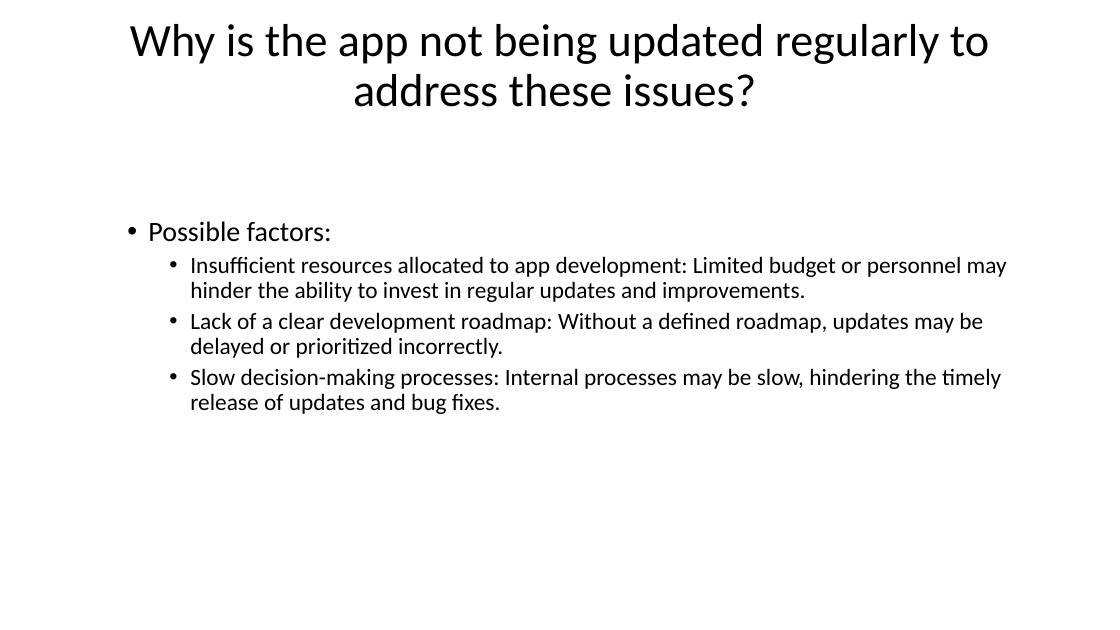
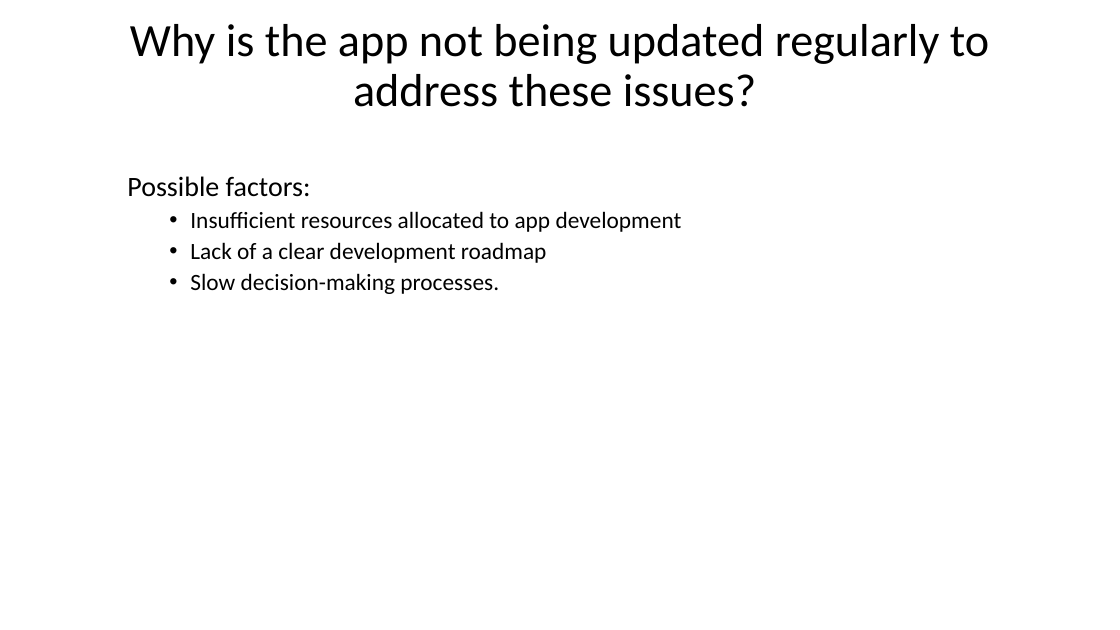
Before and after one commit to Fora1030/data-structures, a slide deck: slide 19 of other/Root Cause Analysis Templates (1).pptx (slide 15 before the commit). Drawn at 1120x630 pixels with LibreOffice and Linux fonts; fonts in the diff are those of the drawing. Boxes give left, top, right and bottom in pixels: in the first picture for what was removed or moved away, otherwise in the second. Text is boxed around its words. In the diff, an @@ line names an element or a change of style, - is before the commit and + after.

```diff
--- a/other/Root Cause Analysis Templates (1).pptx
+++ b/other/Root Cause Analysis Templates (1).pptx
@@ text at (127,176,311,197): bullet • to none @@
@@ text at (190,211,682,294): text changed @@
-    • Insufficient resources allocated to app development: Limited budget or personnel may hinder the ability to invest in regular updates and improvements.
-    • Lack of a clear development roadmap: Without a defined roadmap, updates may be delayed or prioritized incorrectly.
-    • Slow decision-making processes: Internal processes may be slow, hindering the timely release of updates and bug fixes.
+    • Insufficient resources allocated to app development
+    • Lack of a clear development roadmap
+    • Slow decision-making processes.
```
Also in this commit, not shown: 13 other slides changed, 4 slides added, 1 other file.
